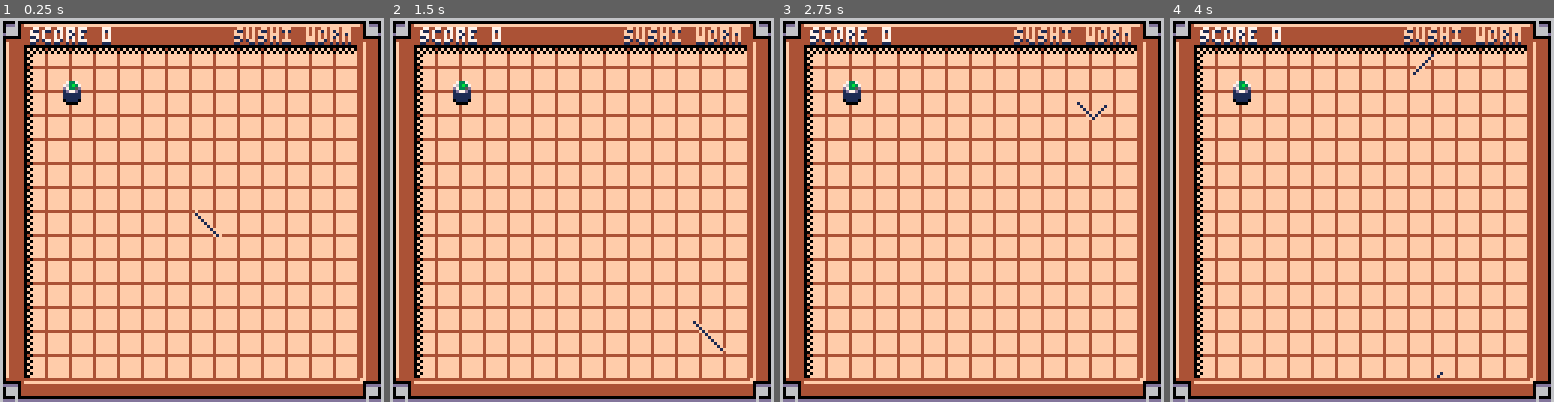
Above: before the commit, frames 1-4 (left to right).
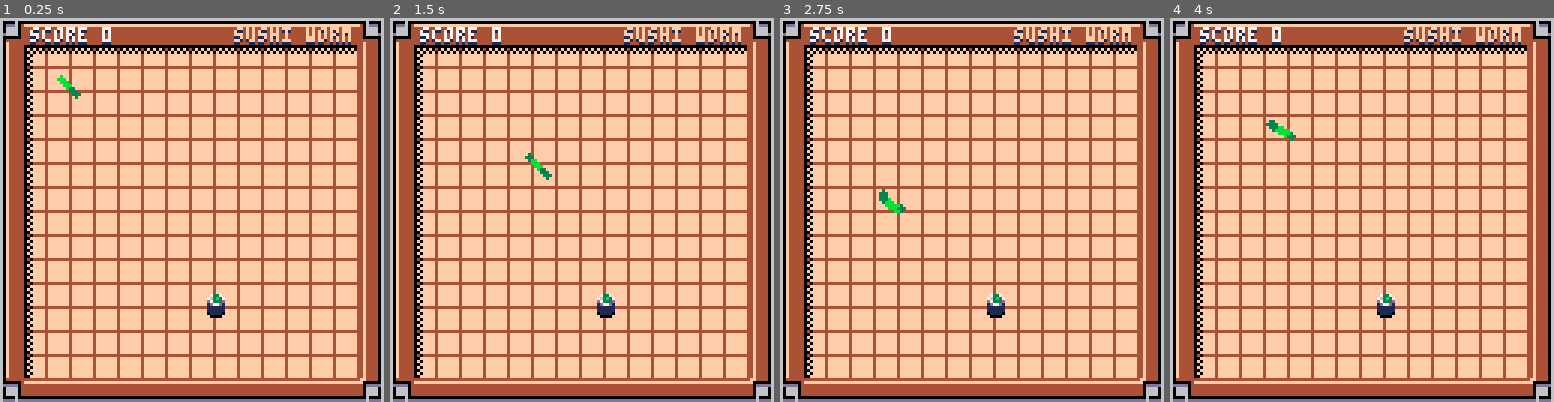
Above: after the commit, the same moments.

Repository: peippo/pico-8
Game: PICO-8 cartridge sushi-worm/sushi_worm.p8
Same seed, same stepped clock (60 frames per second), same inputs: the game is played once before the commit and once after it.
Inputs:
- Up to frame 1 (0.25 s): no input
- Up to frame 2 (1.5 s): no input
- Up to frame 3 (2.75 s): hold Right 1.6-2.1 s; hold Right from 2.47 s (still down)
- Up to frame 4 (4 s): release Right at 3.03 s; hold Left 3.08-3.58 s

The runs differ from the first frame. In frame 1, 0.6% of the frame differs, in the area x 14-59%, y 14-79%; in frame 2, 0.8%; in frame 3, 0.8%, in the area x 16-86%, y 16-79%; in frame 4, 0.8%.

Commit message:
Add free movement

Diff:
--- a/sushi-worm/src/1.worm.lua
+++ b/sushi-worm/src/1.worm.lua
@@ -3,62 +3,33 @@
 function init_worm()
     return {
         body = {},
-        x = 64,
-        y = 64,
+        x = 20,
+        y = 20,
         length = 10,
         turn_speed = 10,
-        dir = 90,
+        angle = 315,
+        palette={3,3,3,3,3,11,11,11,11,11},
         draw = function(self)
             for p in all(self.body) do
-                circfill(p.x,p.y,1,15)
-                pset(p.x,p.y,1)
+                circfill(p.x,p.y,1,p.col)
             end
         end,
         update = function(self)
-            local pixel = {}
-
-            if (self.dir >= 0 and self.dir <= 89) then
-                add(self.body, {
-                    x = self.x+1,
-                    y = self.y-1
-                })
-                self.x+=1
-                self.y-=1
-            end
-
-            if (self.dir >= 90 and self.dir <= 179) then
-                add(self.body, {
-                    x = self.x+1,
-                    y = self.y+1
-                })
-                self.x+=1
-                self.y+=1
-            end
-
-            if (self.dir >= 179 and self.dir <= 269) then
-                add(self.body, {
-                    x = self.x-1,
-                    y = self.y+1
-                })
-                self.x-=1
-                self.y+=1
-            end
-
-            if (self.dir >= 269 and self.dir <= 360) then
-                add(self.body, {
-                    x = self.x-1,
-                    y = self.y-1
-                })
-                self.x-=1
-                self.y-=1
-            end
+            -- movement
+            add(self.body, {
+                x = self.x + 1 * sin(self.angle/360),
+                y = self.y + 1 * cos(self.angle/360),
+                col = self.palette[1]
+            }, 1)
+            self.x = self.body[1]["x"]
+            self.y = self.body[1]["y"]
 
             -- controls
-            if (btn(0)) then self.dir-=self.turn_speed end
-            if (btn(1)) then self.dir+=self.turn_speed end
+            if (btn(0)) then self.angle-=self.turn_speed end
+            if (btn(1)) then self.angle+=self.turn_speed end
 
-            if (self.dir > 360) then self.dir = 0 end
-            if (self.dir < 0) then self.dir = 360 end
+            if (self.angle > 360) then self.angle = 0 end
+            if (self.angle < 0) then self.angle = 360 end
 
             -- wrap around edges
             if (self.x > 119) then self.x = 10 end
@@ -67,7 +38,11 @@
             if (self.y < 10) then self.y = 120 end
 
             -- body length
-            if (#self.body > self.length) then deli(self.body, 1) end
+            if (#self.body > self.length) then deli(self.body) end
+
+            for i in pairs(self.body) do
+                self.body[i].col = self.palette[i % #self.palette + 1]
+            end
 
             -- check for sushi collect
             if self.x > sushi.x
--- a/sushi-worm/src/2.sushi.lua
+++ b/sushi-worm/src/2.sushi.lua
@@ -2,8 +2,8 @@
 
 function init_sushi()
     return {
-        x = 20,
-        y = 20,
+        x = 68,
+        y = 91,
         sprite = get_random_sprite(),
         draw = function(self)
             -- shadow
--- a/sushi-worm/sushi_worm.p8
+++ b/sushi-worm/sushi_worm.p8
@@ -48,62 +48,33 @@
 function init_worm()
     return {
         body = {},
-        x = 64,
-        y = 64,
+        x = 20,
+        y = 20,
         length = 10,
         turn_speed = 10,
-        dir = 90,
+        angle = 315,
+        palette={3,3,3,3,3,11,11,11,11,11},
         draw = function(self)
             for p in all(self.body) do
-                circfill(p.x,p.y,1,15)
-                pset(p.x,p.y,1)
+                circfill(p.x,p.y,1,p.col)
             end
         end,
         update = function(self)
-            local pixel = {}
-
-            if (self.dir >= 0 and self.dir <= 89) then
-                add(self.body, {
-                    x = self.x+1,
-                    y = self.y-1
-                })
-                self.x+=1
-                self.y-=1
-            end
-
-            if (self.dir >= 90 and self.dir <= 179) then
-                add(self.body, {
-                    x = self.x+1,
-                    y = self.y+1
-                })
-                self.x+=1
-                self.y+=1
-            end
-
-            if (self.dir >= 179 and self.dir <= 269) then
-                add(self.body, {
-                    x = self.x-1,
-                    y = self.y+1
-                })
-                self.x-=1
-                self.y+=1
-            end
-
-            if (self.dir >= 269 and self.dir <= 360) then
-                add(self.body, {
-                    x = self.x-1,
-                    y = self.y-1
-                })
-                self.x-=1
-                self.y-=1
-            end
+            -- movement
+            add(self.body, {
+                x = self.x + 1 * sin(self.angle/360),
+                y = self.y + 1 * cos(self.angle/360),
+                col = self.palette[1]
+            }, 1)
+            self.x = self.body[1]["x"]
+            self.y = self.body[1]["y"]
 
             -- controls
-            if (btn(0)) then self.dir-=self.turn_speed end
-            if (btn(1)) then self.dir+=self.turn_speed end
-
-            if (self.dir > 360) then self.dir = 0 end
-            if (self.dir < 0) then self.dir = 360 end
+            if (btn(0)) then self.angle-=self.turn_speed end
+            if (btn(1)) then self.angle+=self.turn_speed end
+
+            if (self.angle > 360) then self.angle = 0 end
+            if (self.angle < 0) then self.angle = 360 end
 
             -- wrap around edges
             if (self.x > 119) then self.x = 10 end
@@ -112,7 +83,11 @@
             if (self.y < 10) then self.y = 120 end
 
             -- body length
-            if (#self.body > self.length) then deli(self.body, 1) end
+            if (#self.body > self.length) then deli(self.body) end
+
+            for i in pairs(self.body) do
+                self.body[i].col = self.palette[i % #self.palette + 1]
+            end
 
             -- check for sushi collect
             if self.x > sushi.x
@@ -130,8 +105,8 @@
 
 function init_sushi()
     return {
-        x = 20,
-        y = 20,
+        x = 68,
+        y = 91,
         sprite = get_random_sprite(),
         draw = function(self)
             -- shadow
